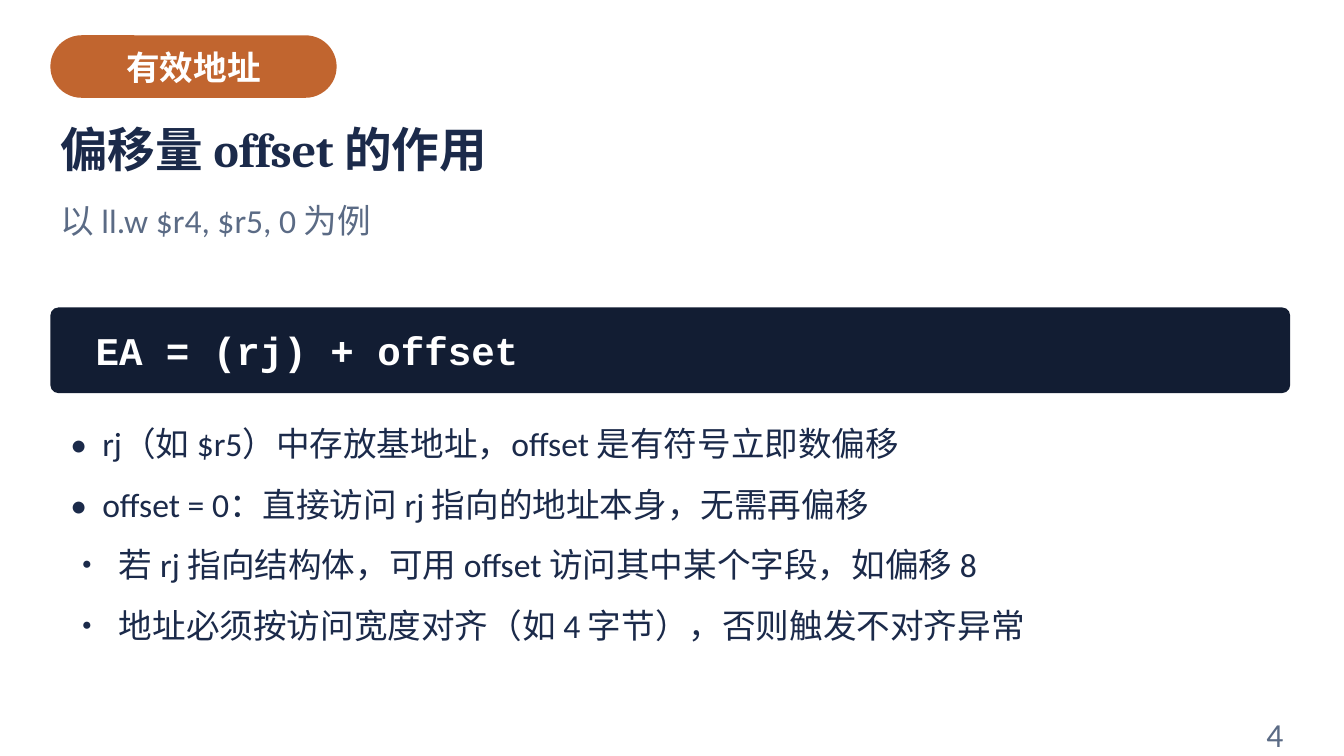
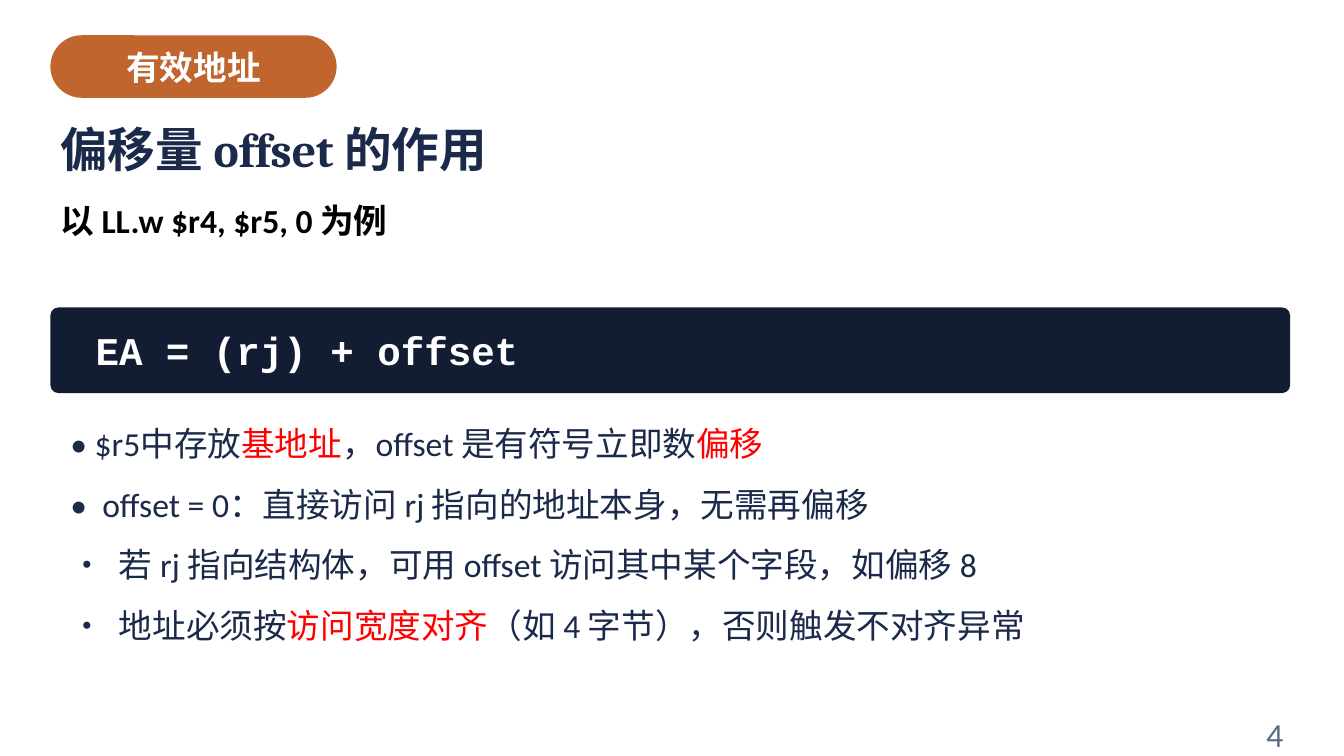
Before and after one commit to cxi218447-byte/miniOS, a slide deck: slide 30 of docs/04/04_load_store_course.pptx (slide 26 before the commit). Drawn at 1344x756 pixels with LibreOffice and Linux fonts; fonts in the diff are those of the drawing. Boxes give left, top, right and bottom in pixels: in the first picture for what was removed or moved away, otherwise in the second. Text is boxed around its words. In the diff, an @@ line names an element or a change of style, - is before the commit and + after.

```diff
--- a/docs/04/04_load_store_course.pptx
+++ b/docs/04/04_load_store_course.pptx
@@ text at (60, 204, 387, 238): text changed; text colour #5B6B85 to #000000; bold on @@
-以 ll.w $r4, $r5, 0 为例
+以 LL.w $r4, $r5, 0 为例
@@ text at (95, 427, 763, 460): text changed @@
-• rj（如 $r5）中存放基地址，offset 是有符号立即数偏移
+• $r5中存放基地址，offset 是有符号立即数偏移
@@ text "• 地址必须按访问宽度对齐（如 4 字节），否则触发不对齐异常" at (119, 609, 1025, 642): text colour #1B2A4A to #FF0000 in "地址必须按访问宽度对齐（如" @@
```
Also in this commit, not shown: 8 other slides changed, 5 slides added, 2 slides removed.
